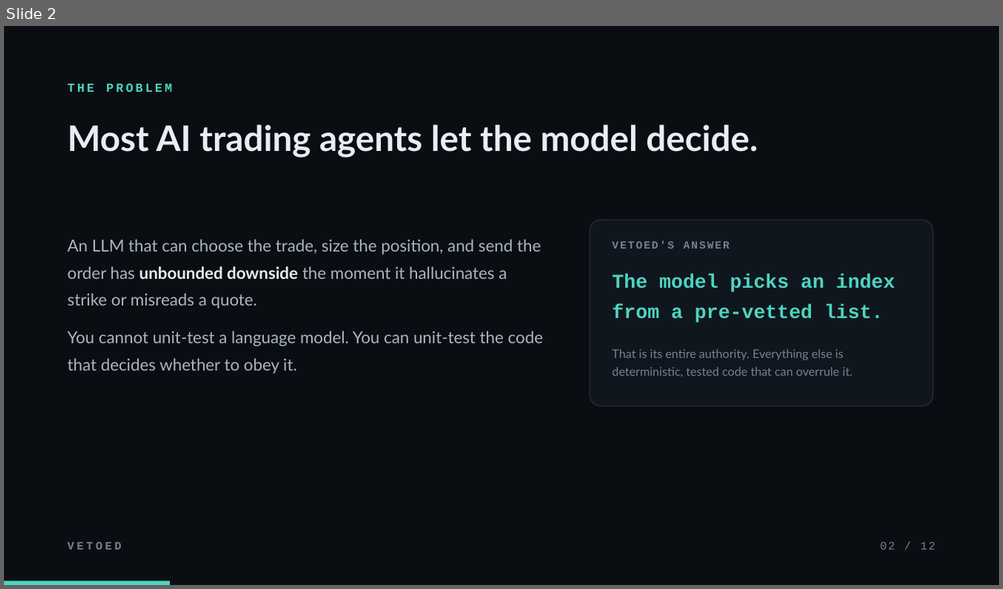
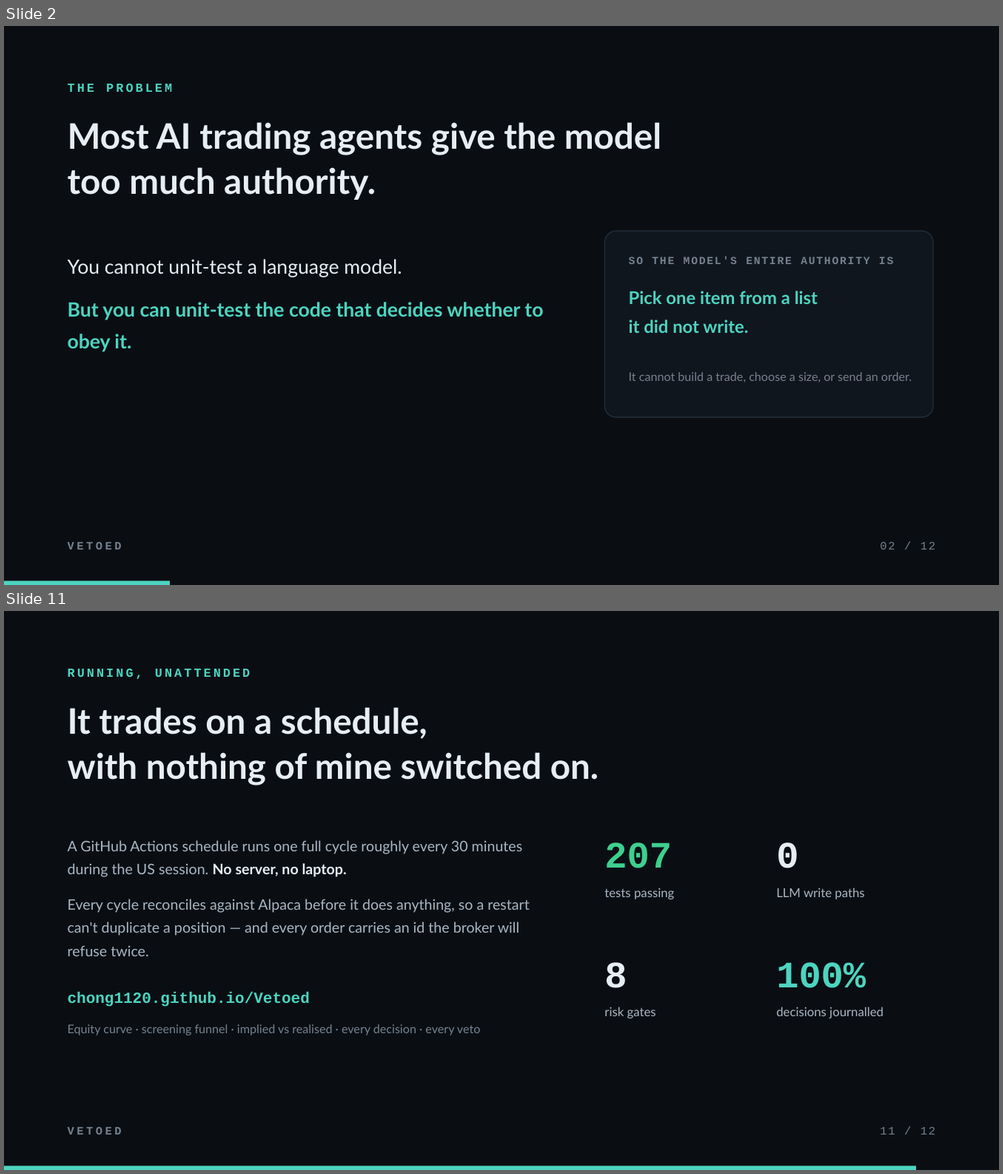
Before and after one commit to Chong1120/Vetoed, a slide deck: Vetoed-deck.pptx. Shown one above the other, each under a label of ours: slide 2 before the commit, slides 2 and 11 after it; the slides between them are not shown. The pictures are 1003x589 and 1003x1174 pixels, drawn with LibreOffice and Linux fonts; fonts in the diff are those of the drawing. Boxes give left, top, right and bottom in pixels: in the first picture for what was removed or moved away, otherwise in the second. Text is boxed around its words. In the diff, an @@ line names an element or a change of style, - is before the commit and + after.

```diff
--- a/Vetoed-deck.pptx
+++ b/Vetoed-deck.pptx
@@ slide 11 added at <box>4,611,999,1170</box>, background #0A0E13 @@
@@ text added at <box>68,669,250,679</box>, 12 pt, text #4DD4C0, bold @@
+RUNNING, UNATTENDED
@@ text added at <box>68,707,598,786</box>, 34 pt, text #E6EDF3, bold @@
+It trades on a schedule,
+with nothing of mine switched on.
@@ text added at <box>68,840,529,957</box>, 14 pt, text #A9B6C3 @@
+A GitHub Actions schedule runs one full cycle roughly every 30 minutes during the US session. No server, no laptop.
+Every cycle reconciles against Alpaca before it does anything, so a restart can't duplicate a position — and every order carries an id the broker will refuse twice.
@@ text added at <box>604,843,671,869</box>, 36 pt, text #3ECF8E, bold @@
+207
@@ text added at <box>776,843,798,869</box>, 36 pt, text #E6EDF3, bold @@
+0
@@ text added at <box>604,889,674,900</box>, 12 pt, text #A9B6C3 @@
+tests passing
@@ text added at <box>776,888,864,900</box>, 12 pt, text #A9B6C3 @@
+LLM write paths
@@ text added at <box>604,963,626,988</box>, 36 pt, text #E6EDF3, bold @@
+8
@@ text added at <box>776,963,865,988</box>, 36 pt, text #4DD4C0, bold @@
+100%
@@ text added at <box>68,992,310,1007</box>, 15 pt, text #4DD4C0, bold @@
+chong1120.github.io/Vetoed
@@ text added at <box>604,1007,656,1019</box>, 12 pt, text #A9B6C3 @@
+risk gates
@@ text added at <box>776,1007,883,1019</box>, 12 pt, text #A9B6C3 @@
+decisions journalled
@@ text added at <box>68,1025,480,1036</box>, 11.5 pt, text #75828F @@
+Equity curve · screening funnel · implied vs realised · every decision · every veto
@@ text added at <box>68,1128,122,1135</box>, 11 pt, text #75828F, bold @@
+VETOED
@@ text added at <box>879,1128,935,1135</box>, 11 pt, text #75828F @@
+11 / 12
@@ rectangle added at <box>4,1167,916,1170</box>, fill #4DD4C0 @@
@@ slide 2 changed as well @@
@@ text at <box>68,122,661,200</box>: text changed @@
-Most AI trading agents let the model decide.
+Most AI trading agents give the model
+too much authority.
@@ rounded rectangle: place and size @@
-rounded rectangle at <box>589,220,933,406</box>
+rounded rectangle at <box>605,231,933,417</box>
@@ text at <box>68,259,543,352</box>: text changed; size 16 to 19 pt; text colour #A9B6C3 to #4DD4C0; bold on @@
-An LLM that can choose the trade, size the position, and send the order has unbounded downside the moment it hallucinates a strike or misreads a quote.
-You cannot unit-test a language model. You can unit-test the code that decides whether to obey it.
+You cannot unit-test a language model.
+But you can unit-test the code that decides whether to obey it.
@@ text at <box>629,256,893,264</box>: text changed @@
-VETOED'S ANSWER
+SO THE MODEL'S ENTIRE AUTHORITY IS
@@ text at <box>629,291,817,333</box>: text changed; size 19 to 17 pt; font Courier New to Lato @@
-The model picks an index
-from a pre-vetted list.
+Pick one item from a list
+it did not write.
@@ text at <box>629,372,911,383</box>: text changed @@
-That is its entire authority. Everything else is deterministic, tested code that can overrule it.
+It cannot build a trade, choose a size, or send an order.
```
Also in this commit, not shown: 4 other slides changed, 6 other slides added, 7 slides removed, 5 other files.
